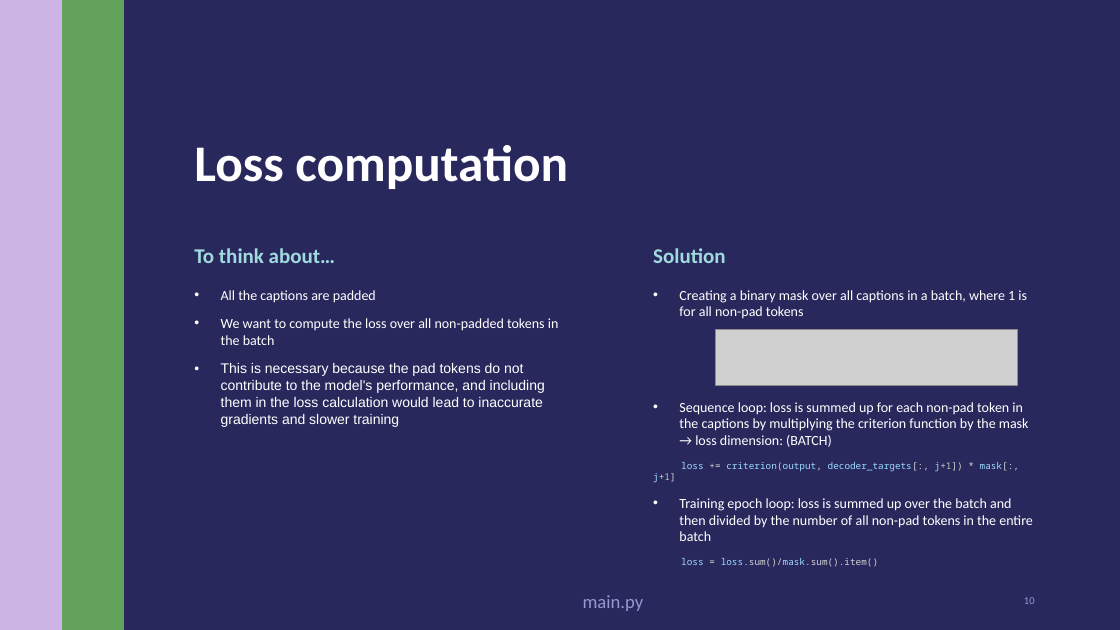
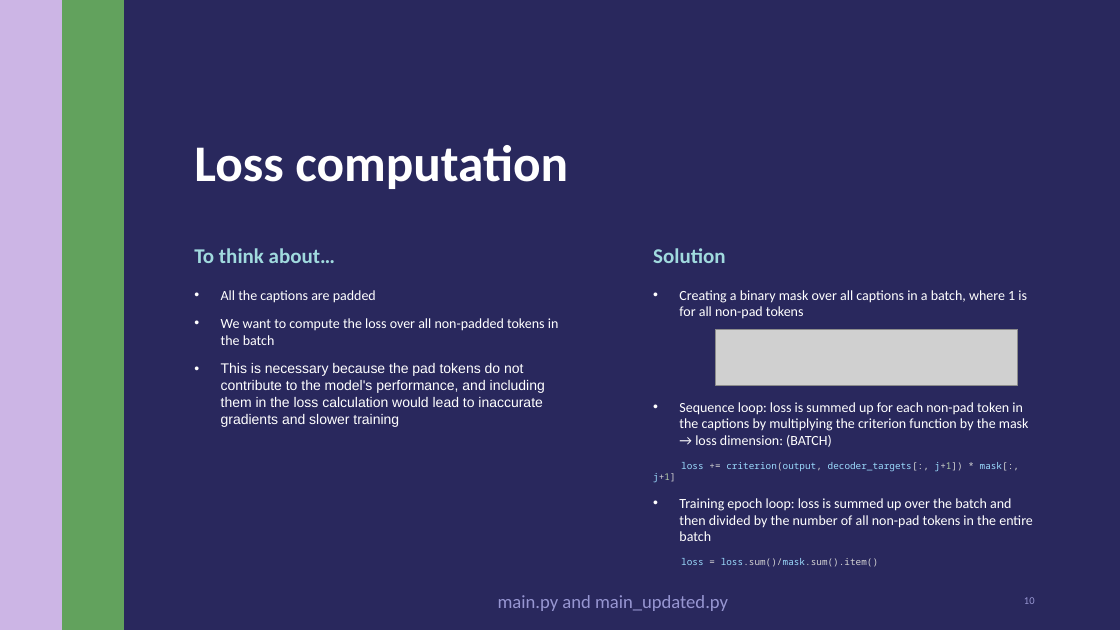
Before and after one commit to nssharmaofficial/ImageCaption_Flickr8k, a slide deck: slide 10 of ImageCaption_Brisudova.pptx. Drawn at 1120x630 pixels with LibreOffice and Linux fonts; fonts in the diff are those of the drawing; grey boxes stand for pictures. Boxes give left, top, right and bottom in pixels: in the first picture for what was removed or moved away, otherwise in the second. Text is boxed around its words. In the diff, an @@ line names an element or a change of style, - is before the commit and + after.

```diff
--- a/ImageCaption_Brisudova.pptx
+++ b/ImageCaption_Brisudova.pptx
@@ text at (498, 595, 728, 611): text changed @@
-main.py
+main.py and main_updated.py
```
Also in this commit, not shown: 1 other slide changed, 1 slide added, 1 other file.
